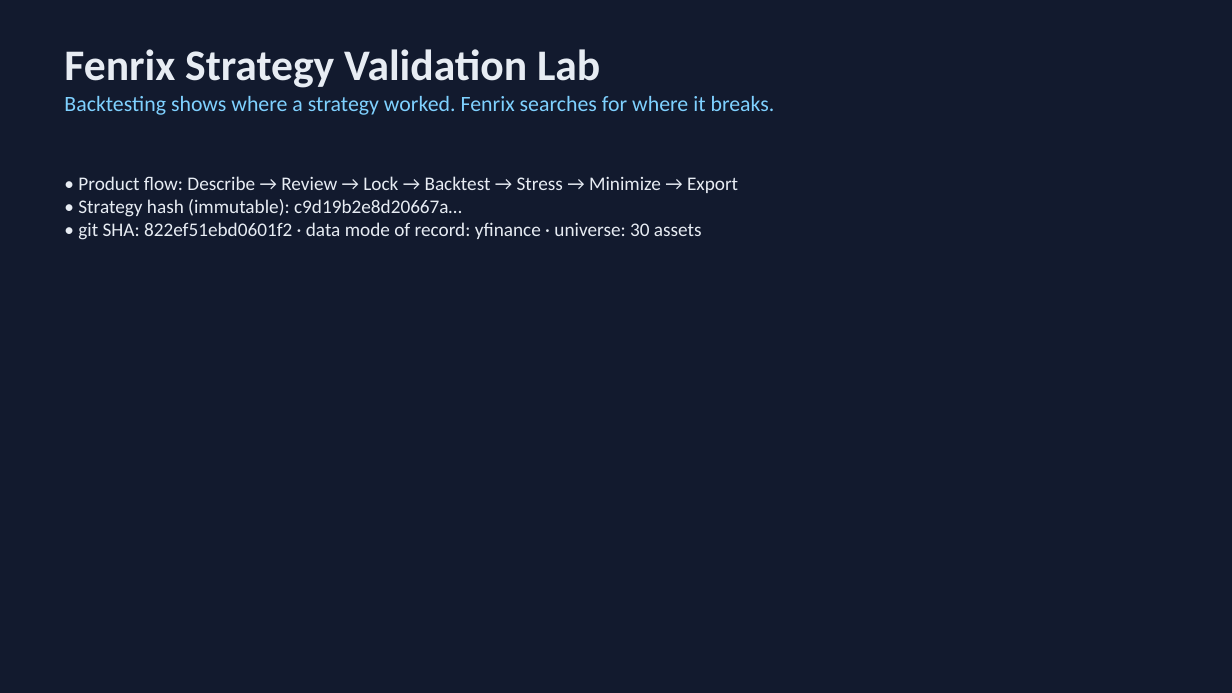
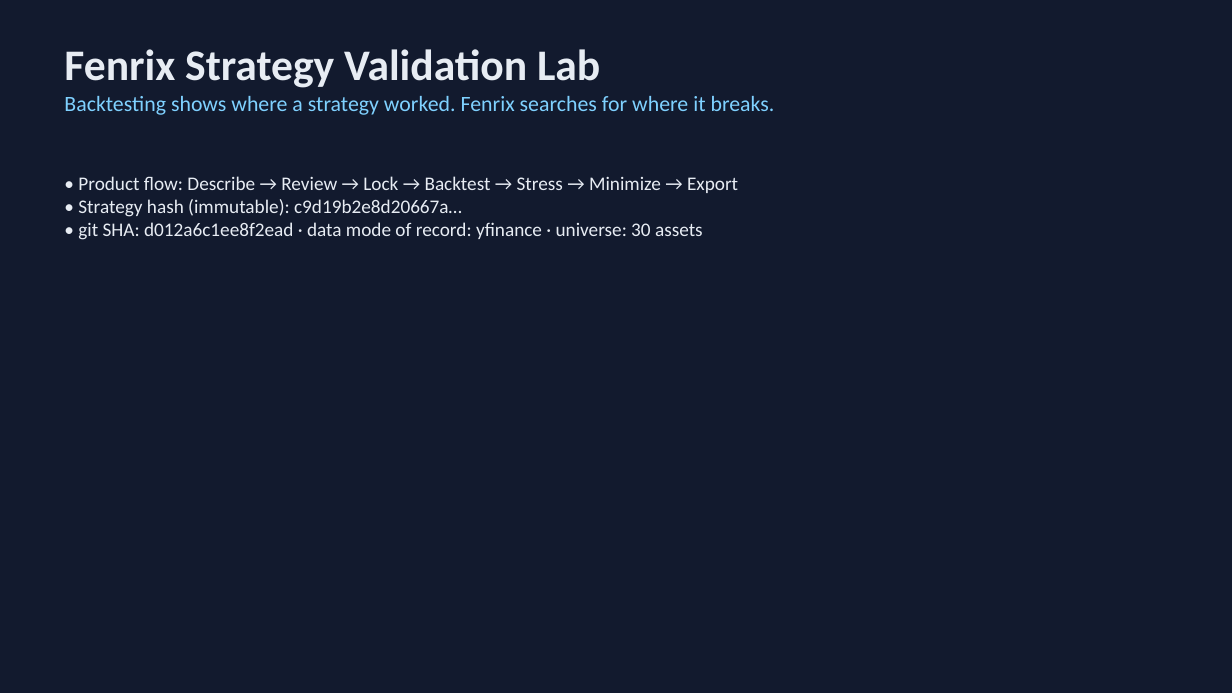
Before and after one commit to Scott-Switzer/market-fuzzer, a slide deck: slide 1 of app/static/pitch-deck/fenrix_deck.pptx. Drawn at 1232x693 pixels with LibreOffice and Linux fonts; fonts in the diff are those of the drawing. Boxes give left, top, right and bottom in pixels: in the first picture for what was removed or moved away, otherwise in the second. Text is boxed around its words. In the diff, an @@ line names an element or a change of style, - is before the commit and + after.

Commit message:
chore(fenrix-submission): regenerate deck + demo evidence at HEAD (honest SPY benchmark)
- fenrix_deck.pptx/pdf, pitch-deck/index.html, submission_demo_evidence.json
  regenerated from d012a6c yfinance run: cagr 1.26% vs SPY 12.49%, IR -0.468

```diff
--- a/app/static/pitch-deck/fenrix_deck.pptx
+++ b/app/static/pitch-deck/fenrix_deck.pptx
@@ text at [78,222,703,240]: text changed @@
-• git SHA: 822ef51ebd0601f2 · data mode of record: yfinance · universe: 30 assets
+• git SHA: d012a6c1ee8f2ead · data mode of record: yfinance · universe: 30 assets
```
Also in this commit, not shown: 3 other slides changed, 3 other files.
